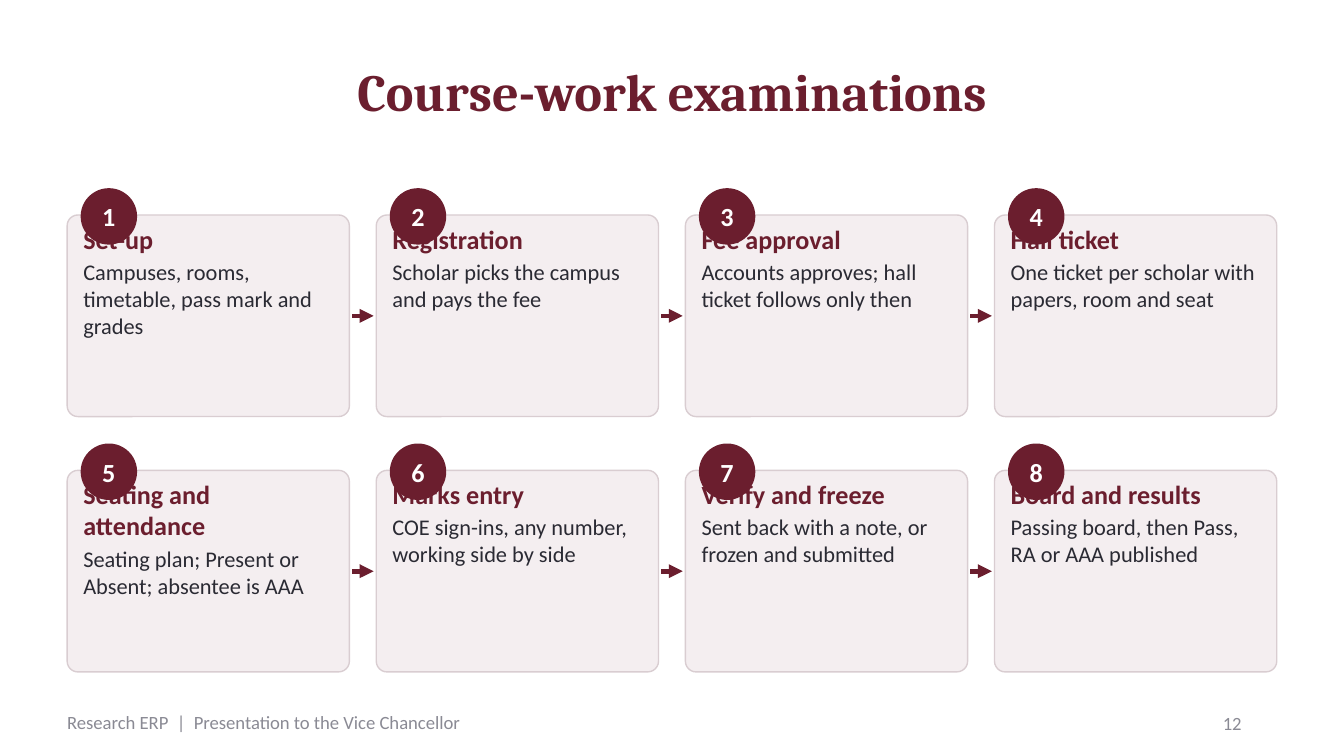
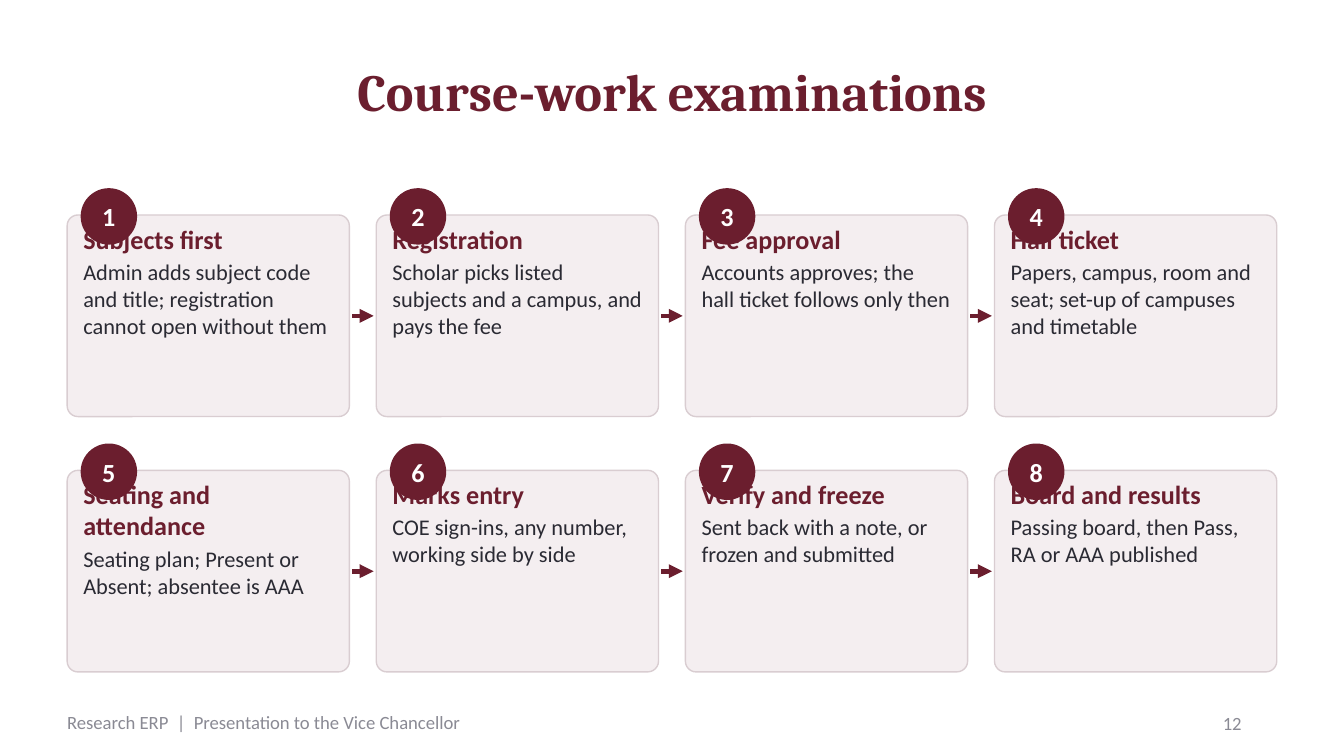
Before and after one commit to deanresearchsju/researcherp, a slide deck: slide 12 of docs/presentation/Research_ERP_Presentation.pptx. Drawn at 1344x756 pixels with LibreOffice and Linux fonts; fonts in the diff are those of the drawing. Boxes give left, top, right and bottom in pixels: in the first picture for what was removed or moved away, otherwise in the second. Text is boxed around its words. In the diff, an @@ line names an element or a change of style, - is before the commit and + after.

```diff
--- a/docs/presentation/Research_ERP_Presentation.pptx
+++ b/docs/presentation/Research_ERP_Presentation.pptx
@@ text at [83, 227, 327, 338]: text changed @@
-Set-up
-Campuses, rooms, timetable, pass mark and grades
+Subjects first
+Admin adds subject code and title; registration cannot open without them
@@ text at [392, 264, 642, 338]: text changed @@
-Scholar picks the campus and pays the fee
+Scholar picks listed subjects and a campus, and pays the fee
@@ text at [702, 264, 950, 311]: text changed @@
-Accounts approves; hall ticket follows only then
+Accounts approves; the hall ticket follows only then
@@ text at [1011, 264, 1251, 334]: text changed @@
-One ticket per scholar with papers, room and seat
+Papers, campus, room and seat; set-up of campuses and timetable
```
Also in this commit, not shown: 1 slide added, 16 other files.
